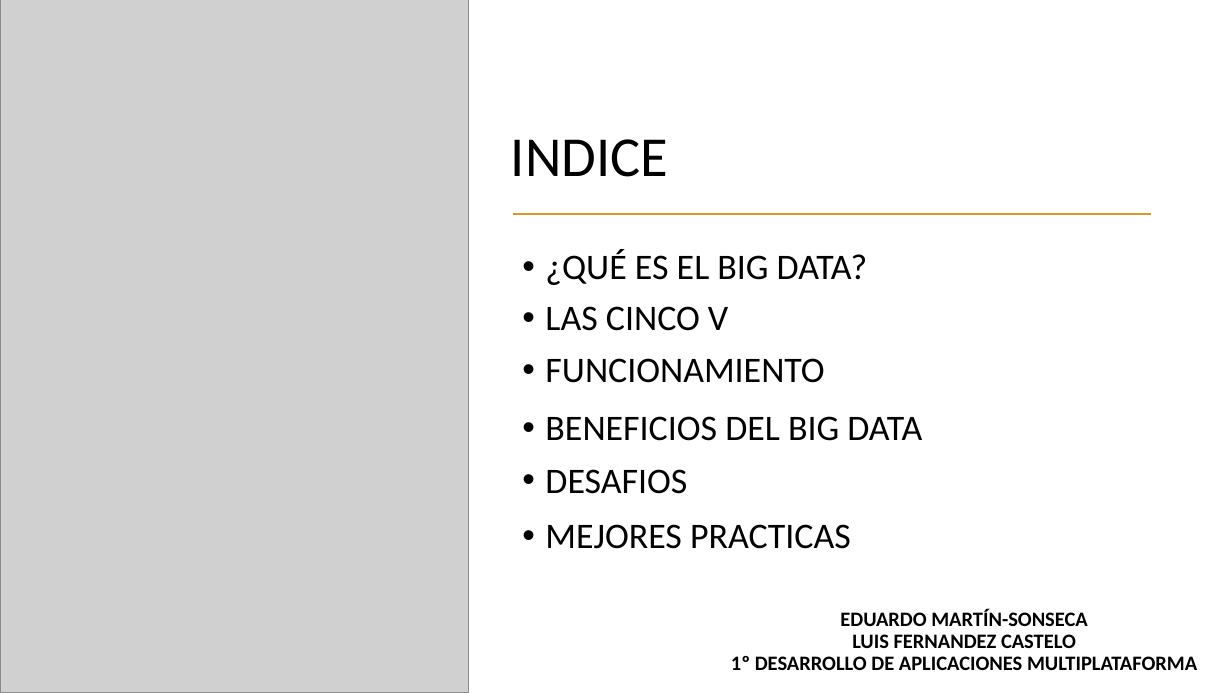
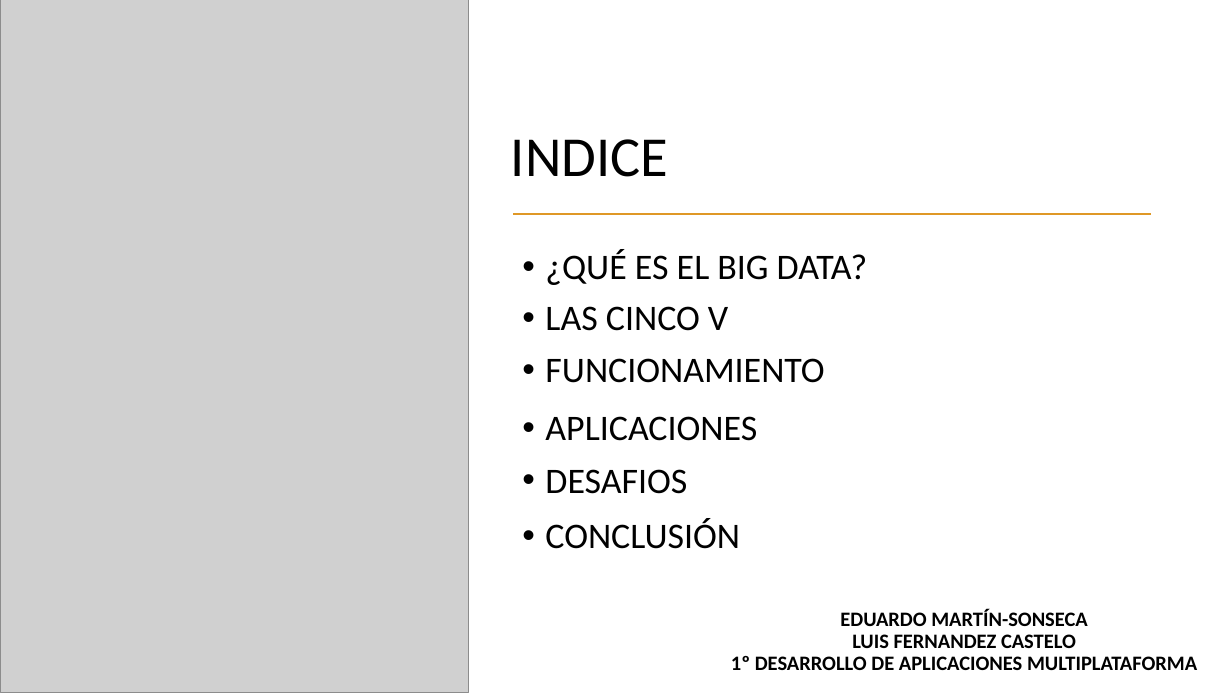
Before and after one commit to maraloeDev/Grado_SuperiorDAM, a slide deck: slide 2 of Bases de Datos/1º Evaluación/Ejercicios/Ejercicio2/Explotación de bases de datos Big Data.pptx. Drawn at 1232x693 pixels with LibreOffice and Linux fonts; fonts in the diff are those of the drawing; grey boxes stand for pictures. Boxes give left, top, right and bottom in pixels: in the first picture for what was removed or moved away, otherwise in the second. Text is boxed around its words. In the diff, an @@ line names an element or a change of style, - is before the commit and + after.

```diff
--- a/Bases de Datos/1º Evaluación/Ejercicios/Ejercicio2/Explotación de bases de datos Big Data.pptx
+++ b/Bases de Datos/1º Evaluación/Ejercicios/Ejercicio2/Explotación de bases de datos Big Data.pptx
@@ text at <box>545,416,757,441</box>: text changed @@
-• BENEFICIOS DEL BIG DATA
+• APLICACIONES
@@ text at <box>545,519,740,549</box>: text changed @@
-• MEJORES PRACTICAS
+• CONCLUSIÓN
```
Also in this commit, not shown: 2 other slides changed.
